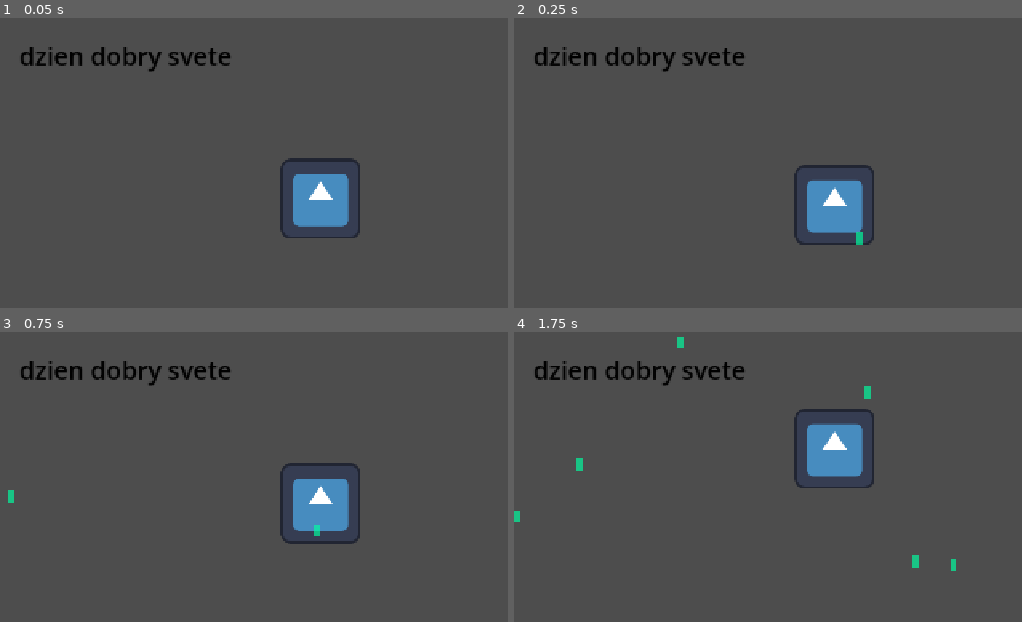
Above: before the commit, frames 1-4 (two rows, left to right).
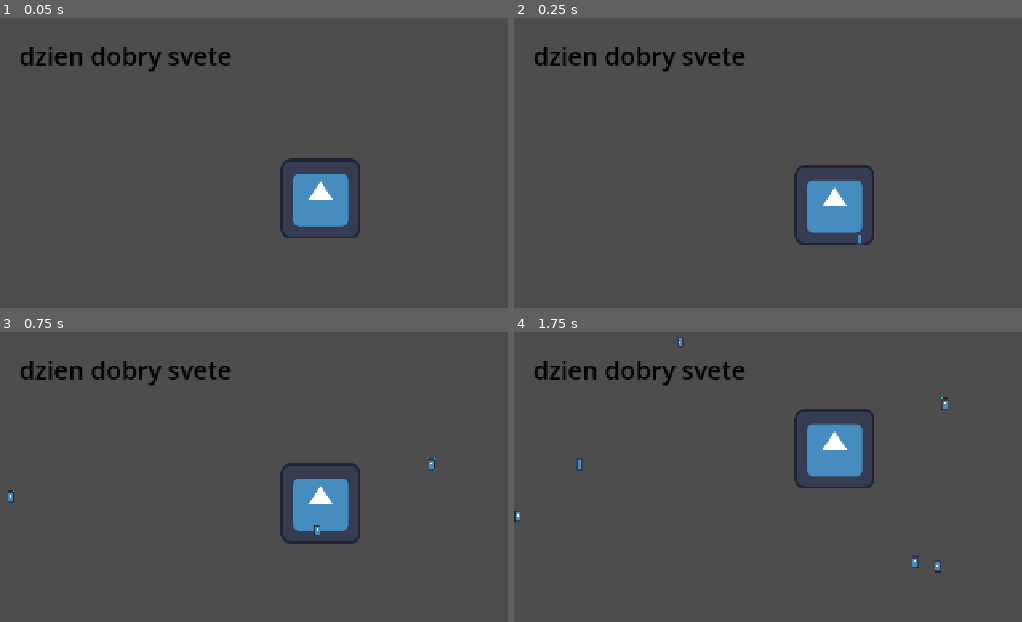
Above: after the commit, the same moments.

Repository: Matuush/gmtk2026
Game: Godot game, scene res://scenes/main.tscn
The game is run twice, just before and just after one commit, with the same random seed, the same clock (stepped at 60 frames per second) and the same inputs. The engine's default icon, where the game draws it, is replaced by a stand-in: a white triangle on a blue panel in a dark square.
Inputs (mouse positions are in pixels of both pictures, inside the frame that each line leads up to):
- Up to frame 1 (0.05 s): no input
- Up to frame 2 (0.25 s): no input
- Up to frame 3 (0.75 s): move the mouse to (outside the picture) at 0.52 s; hold Up (ui_up) from 0.53 s (still down); click (outside the picture) at 0.6 s
- Up to frame 4 (1.75 s): move the mouse to (752, 578) at 1.27 s; release Up (ui_up) at 1.28 s; click (752, 578) at 1.35 s

Frame 1 is identical in both runs. In frame 2, less than 0.1% of the frame differs, in the area x 67-69%, y 73-79%; in frame 3, 0.1%; in frame 4, 0.4%, in the area x 0-88%, y 1-84%.

Commit message:
add texture to amoebas and wall

Diff:
--- a/scenes/game/game.tscn
+++ b/scenes/game/game.tscn
@@ -5,6 +5,9 @@
 [ext_resource type="Script" uid="uid://c7sqwgqvx4y46" path="res://scenes/sprite_2d.gd" id="2_0sr1o"]
 [ext_resource type="PackedScene" uid="uid://256s4bbi2557" path="res://scenes/game/killers/sanitizer.tscn" id="3_lfrn8"]
 [ext_resource type="PackedScene" uid="uid://c3tj650y80uvk" path="res://scenes/game/organisms/amoeba.tscn" id="4_kelw5"]
+
+[sub_resource type="RectangleShape2D" id="RectangleShape2D_oyn23"]
+size = Vector2(175, 463)
 
 [node name="Game" type="Node2D" unique_id=683943009]
 script = ExtResource("1_0sr1o")
@@ -35,4 +38,10 @@
 wait_time = 0.2
 autostart = true
 
+[node name="StaticBody2D" type="StaticBody2D" parent="." unique_id=558113497]
+
+[node name="CollisionShape2D" type="CollisionShape2D" parent="StaticBody2D" unique_id=677955833]
+position = Vector2(783, 326)
+shape = SubResource("RectangleShape2D_oyn23")
+
 [connection signal="timeout" from="SpawnTimer" to="." method="_on_spawn_timer_timeout"]
--- a/scenes/game/organisms/amoeba.gd
+++ b/scenes/game/organisms/amoeba.gd
@@ -7,6 +7,8 @@
 var multiplication_rate : float
 var BORDER_DELTA : float = 10
 var BORDER_SUSPENSION : float = 0.9
+
+const sprite_texture = preload("res://assets/icon.svg")
 
 var color : float
 var health : float
@@ -25,7 +27,9 @@
 	position.y = randf_range(0, window_size.y)
 
 func _ready() -> void:
-	pass
+	var current_texture = sprite_texture
+	print ("texture: ", current_texture)
+	$Sprite2D.set_texture(current_texture)
 
 func _process(delta: float) -> void:
 	window_size = DisplayServer.window_get_size()
--- a/scenes/game/organisms/amoeba.tscn
+++ b/scenes/game/organisms/amoeba.tscn
@@ -28,3 +28,5 @@
 color = Color(0, 1, 0.627451, 0.67058825)
 
 [node name="Sprite2D" type="Sprite2D" parent="." unique_id=304902166]
+position = Vector2(-4.7683716e-07, 2.3841858e-07)
+scale = Vector2(0.078125, 0.15624999)
